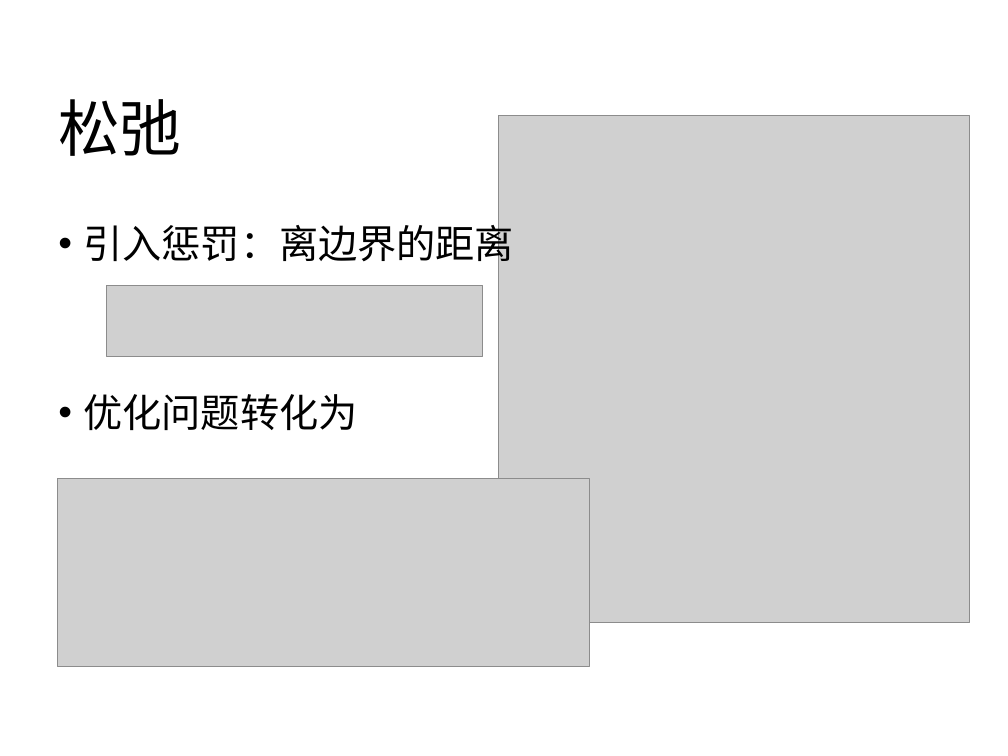
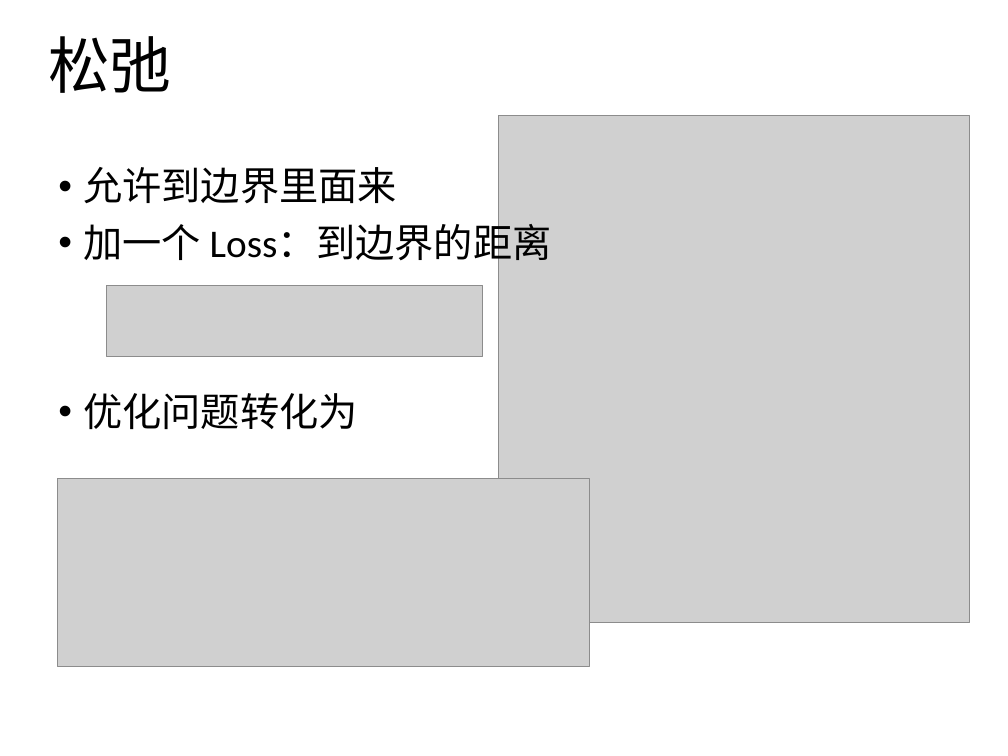
Before and after one commit to yishuai/bigalgo, a slide deck: slide 2 of ppt/11-svm-sgd.pptx. Drawn at 1008x756 pixels with LibreOffice and Linux fonts; fonts in the diff are those of the drawing; grey boxes stand for pictures. Boxes give left, top, right and bottom in pixels: in the first picture for what was removed or moved away, otherwise in the second. Text is boxed around its words. In the diff, an @@ line names an element or a change of style, - is before the commit and + after.

```diff
--- a/ppt/11-svm-sgd.pptx
+++ b/ppt/11-svm-sgd.pptx
@@ title "松弛": place and size @@
-title "松弛" at <box>58,99,181,156</box>
+title "松弛" at <box>48,36,171,93</box>
@@ text "允许到边界里面来": place and size @@
-text "允许到边界里面来" at <box>84,218,515,430</box>
+text "允许到边界里面来" at <box>84,167,552,429</box>
@@ text at <box>84,167,552,267</box>: text changed @@
-• 引入惩罚：离边界的距离
+• 允许到边界里面来
+• 加一个 Loss：到边界的距离
```
Also in this commit, not shown: 3 other slides changed, 21 other files.
